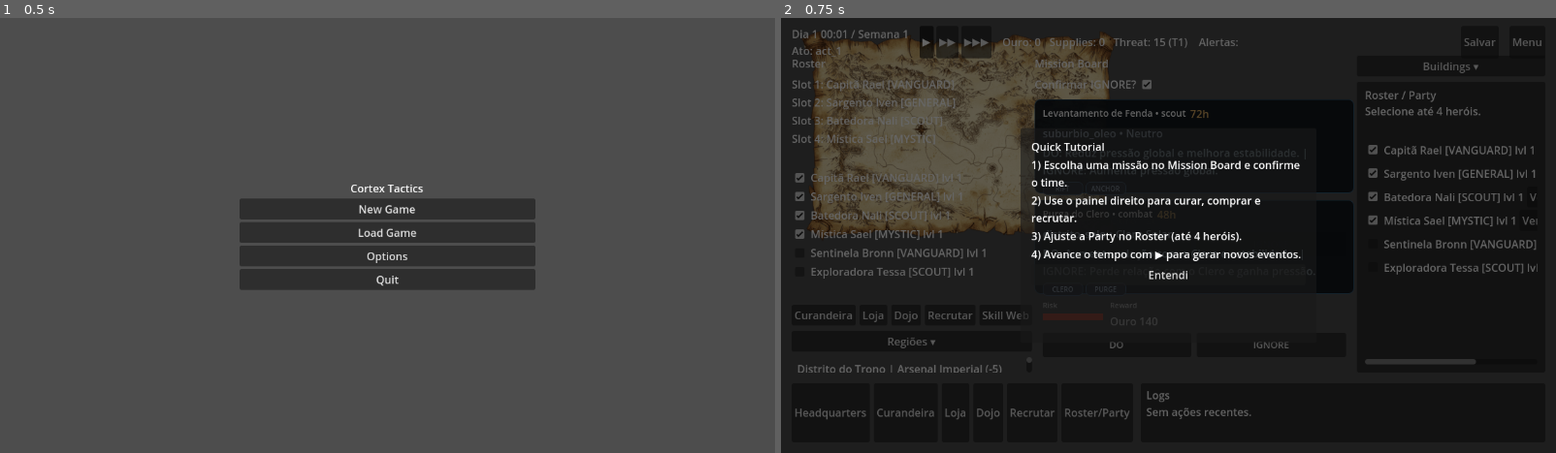
Above: before the commit, frames 1-2 (left to right).
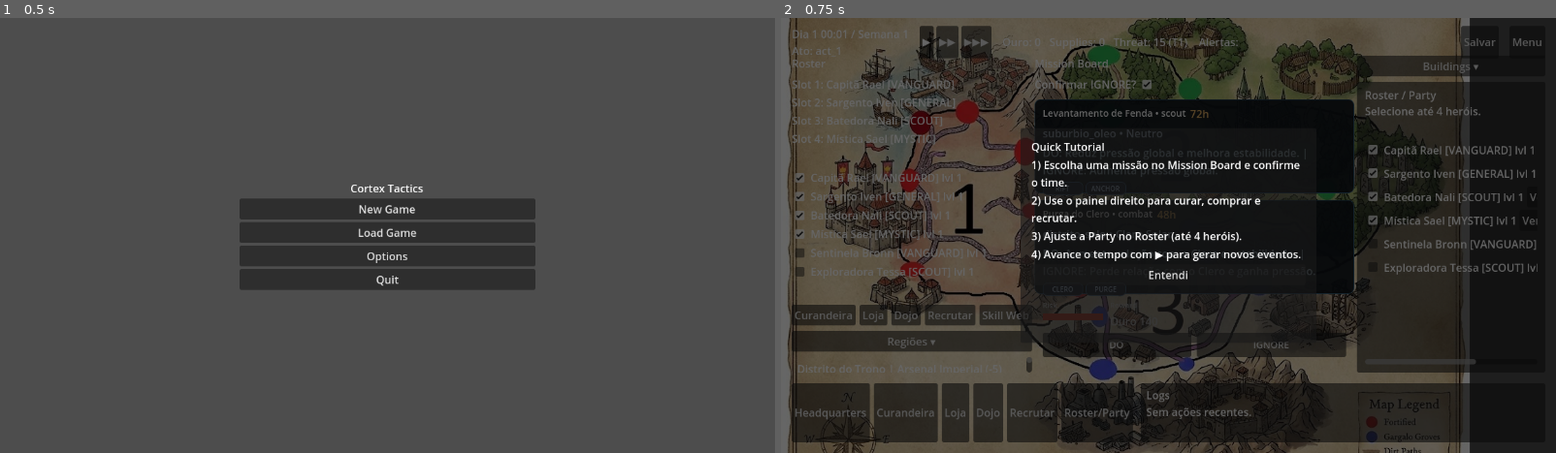
Above: after the commit, the same moments.

Repository: andrecc2507/JOGO
Game: Godot game, scene res://scene/ui/main_menu.tscn
The game is run twice, just before and just after one commit, with the same random seed, the same clock (stepped at 60 frames per second) and the same inputs. The engine's default icon, where the game draws it, is replaced by a stand-in: a white triangle on a blue panel in a dark square.
Inputs:
- Up to frame 1 (0.5 s): no input
- Up to frame 2 (0.75 s): click "New Game" at 0.5 s

Frame 1 is identical in both runs. In frame 2, 37% of the frame differs, in the area x 0-89%, y 0-100%.

Commit message:
Fix map asset references

Diff:
--- a/scene/ui/map_screen.tscn
+++ b/scene/ui/map_screen.tscn
@@ -5,7 +5,7 @@
 [gd_scene load_steps=3 format=3]
 
 [ext_resource type="Script" path="res://scripts/ui/map_screen.gd" id=1]
-[ext_resource type="Texture2D" path="res://c2975a6bb949878768f3db9af6a82ae8.png" id=2]
+[ext_resource type="Texture2D" path="res://c2975a6bb949878768f3db9af6a82ae8.jpg" id=2]
 
 [node name="MapScreen" type="Control"]
 anchor_right = 1.0
--- a/scripts/ui/map_screen.gd
+++ b/scripts/ui/map_screen.gd
@@ -10,7 +10,7 @@
 const MAIN_MENU_SCENE := "res://scene/ui/main_menu.tscn"
 const WEEKLY_BRIEF_SCENE := "res://scene/ui/weekly_brief.tscn"
 const SKILL_WEB_SCENE := "res://scene/ui/skill_web.tscn"
-const MAP_PROVISIONAL_PATH := "res://assets/ui/world_map_provisional.png"
+const MAP_PROVISIONAL_PATH := "res://c2975a6bb949878768f3db9af6a82ae8.jpg"
 
 @onready var day_label: Label = $TopBar/TimeBlock/DayLabel
 @onready var act_label: Label = $TopBar/TimeBlock/ActLabel
